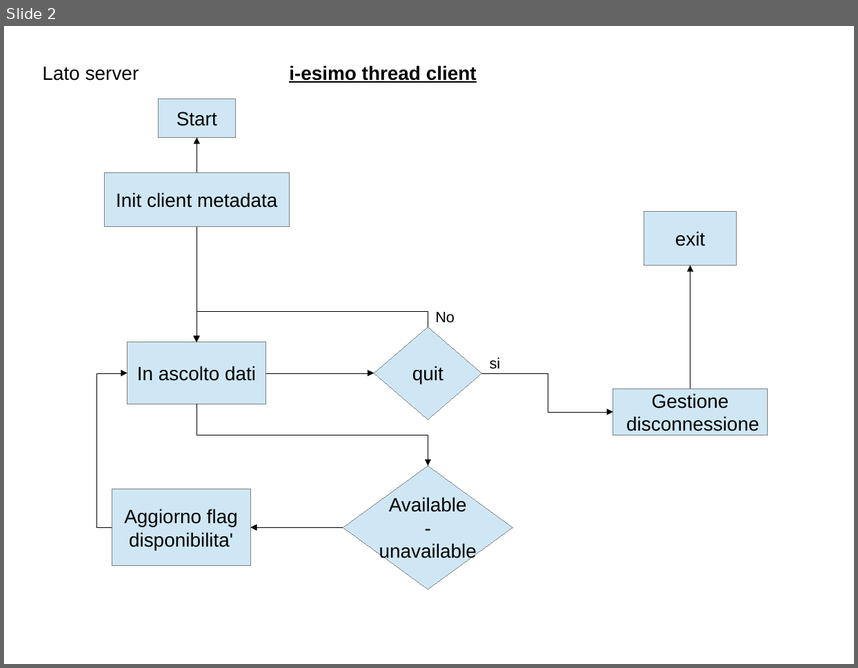
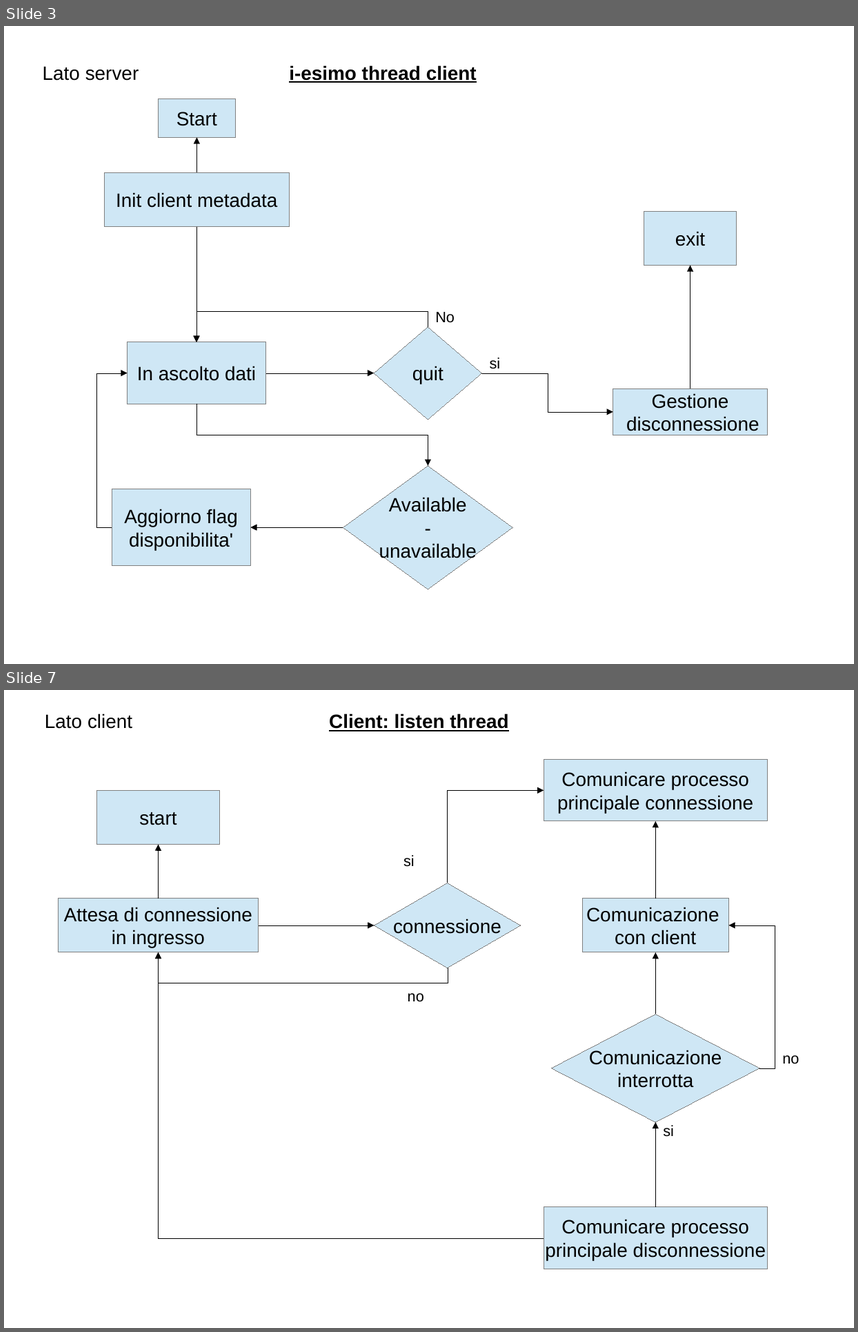
Before and after one commit to polyc/talk-service, a slide deck: SO_projectDiagram.odp. Shown one above the other, each under a label of ours: slide 2 before the commit, slides 3 and 7 after it; the slides between them are not shown. The pictures are 858x668 and 858x1332 pixels, drawn with LibreOffice and Linux fonts; fonts in the diff are those of the drawing. Boxes give left, top, right and bottom in pixels: in the first picture for what was removed or moved away, otherwise in the second. Text is boxed around its words. In the diff, an @@ line names an element or a change of style, - is before the commit and + after.

Commit message:
modifiche piu' aggiunta diagrammi thread lato client

```diff
--- a/SO_projectDiagram.odp
+++ b/SO_projectDiagram.odp
@@ slide 7 added at (4, 690, 854, 1328), background #FFFFFF @@
@@ text added at (45, 713, 132, 729), 18 pt, text #000000 @@
+Lato client
@@ text added at (329, 713, 508, 731), 18 pt, text #000000, bold, underline @@
+Client: listen thread
@@ rectangle added at (544, 760, 768, 821), fill #CFE7F5, outline #808080 0 pt, 18 pt, text #000000 @@
+Comunicare processo
+principale connessione
@@ rectangle added at (96, 790, 220, 845), fill #CFE7F5, outline #808080 0 pt, 18 pt, text #000000 @@
+start
@@ elbow arrow added from (448, 883) to (544, 790), #000000 0 pt @@
@@ elbow arrow added from (656, 898) to (656, 821), #000000 0 pt @@
@@ elbow arrow added from (159, 898) to (159, 845), #000000 0 pt @@
@@ text added at (404, 855, 415, 867), 14 pt, text #000000 @@
+si
@@ diamond added at (375, 883, 521, 967), fill #CFE7F5, outline #808080 0 pt, 18 pt, text #000000 @@
+connessione
@@ rectangle added at (58, 898, 259, 952), fill #CFE7F5, outline #808080 0 pt, 18 pt, text #000000 @@
+Attesa di connessione
+in ingresso
@@ rectangle added at (582, 898, 729, 952), fill #CFE7F5, outline #808080 0 pt, 18 pt, text #000000 @@
+Comunicazione
+con client
@@ elbow arrow added from (259, 925) to (375, 925), #000000 0 pt @@
@@ elbow arrow added from (760, 1068) to (729, 925), #000000 0 pt @@
@@ elbow arrow added from (448, 967) to (159, 952), #000000 0 pt @@
@@ elbow arrow added from (544, 1238) to (159, 952), #000000 0 pt @@
@@ elbow arrow added from (656, 1014) to (656, 952), #000000 0 pt @@
@@ text added at (408, 993, 424, 1002), 14 pt, text #000000 @@
+no
@@ diamond added at (552, 1014, 760, 1122), fill #CFE7F5, outline #808080 0 pt, 18 pt, text #000000 @@
+Comunicazione
+interrotta
@@ text added at (782, 1055, 799, 1064), 14 pt, text #000000 @@
+no
@@ elbow arrow added from (656, 1207) to (656, 1122), #000000 0 pt @@
@@ text added at (663, 1125, 674, 1136), 14 pt, text #000000 @@
+si
@@ rectangle added at (544, 1207, 768, 1268), fill #CFE7F5, outline #808080 0 pt, 18 pt, text #000000 @@
+Comunicare processo
+principale disconnessione
@@ what was slide 2 is now slide 3 @@
```
Also in this commit, not shown: 2 slides changed, 2 other slides added.
